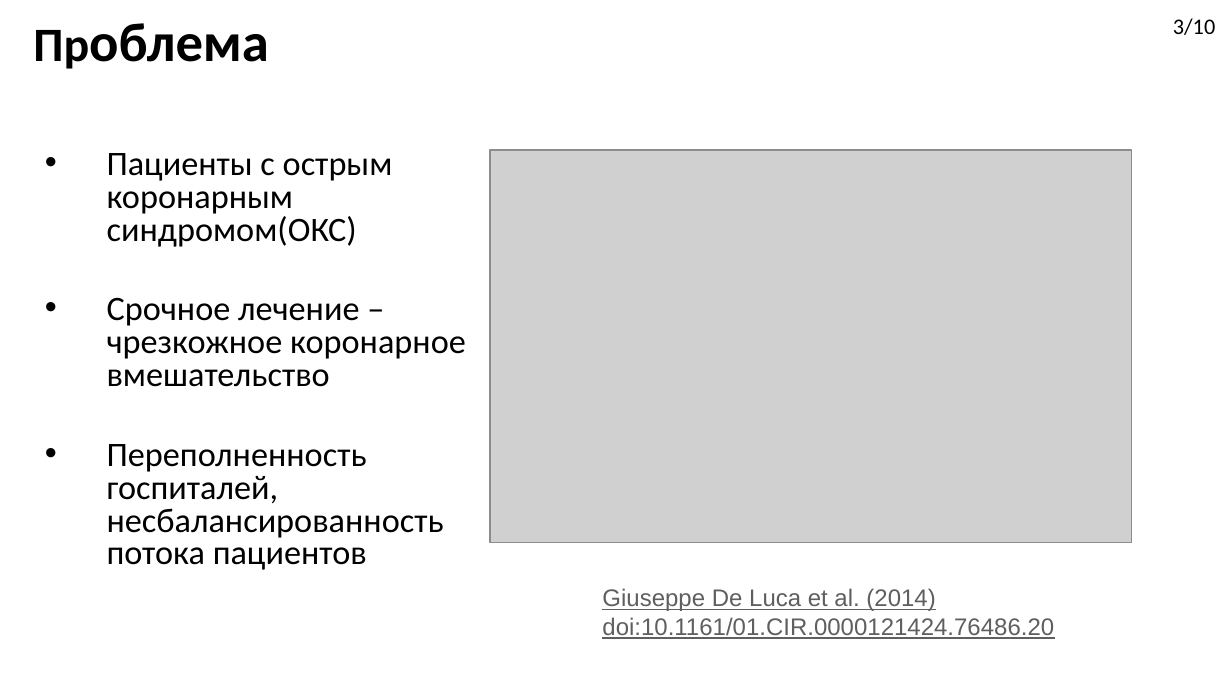
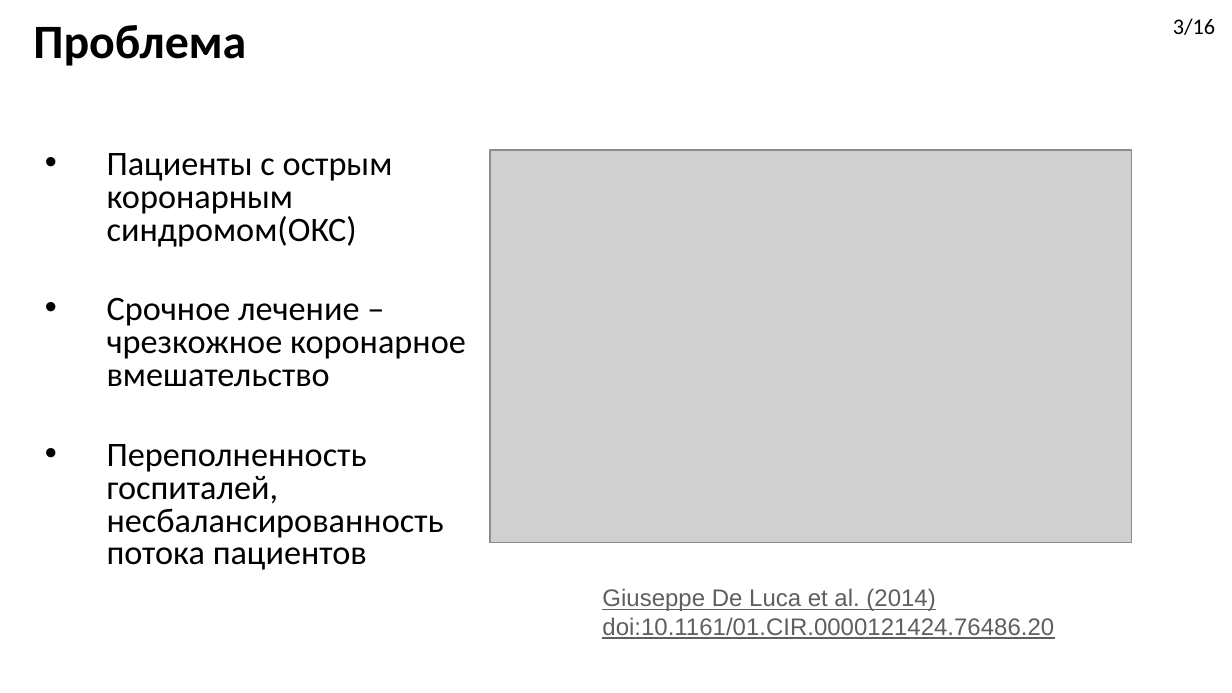
Before and after one commit to DimaStoyanov/Ambulance-Dispatching, a slide deck: slide 3 of Diplom_Presentation.pptx. Drawn at 1232x693 pixels with LibreOffice and Linux fonts; fonts in the diff are those of the drawing; grey boxes stand for pictures; background and template pictures are left out. Boxes give left, top, right and bottom in pixels: in the first picture for what was removed or moved away, otherwise in the second. Text is boxed around its words. In the diff, an @@ line names an element or a change of style, - is before the commit and + after.

Commit message:
upd presentation

```diff
--- a/Diplom_Presentation.pptx
+++ b/Diplom_Presentation.pptx
@@ title "Проблема" at box(33, 25, 246, 66): size 32 to 28 pt in "Проблема" @@
@@ text at box(1173, 18, 1215, 35): text changed @@
-3/10
+3/16
```
Also in this commit, not shown: 2 other slides changed, 12 slides added, 1 slide removed, 1 other file.
